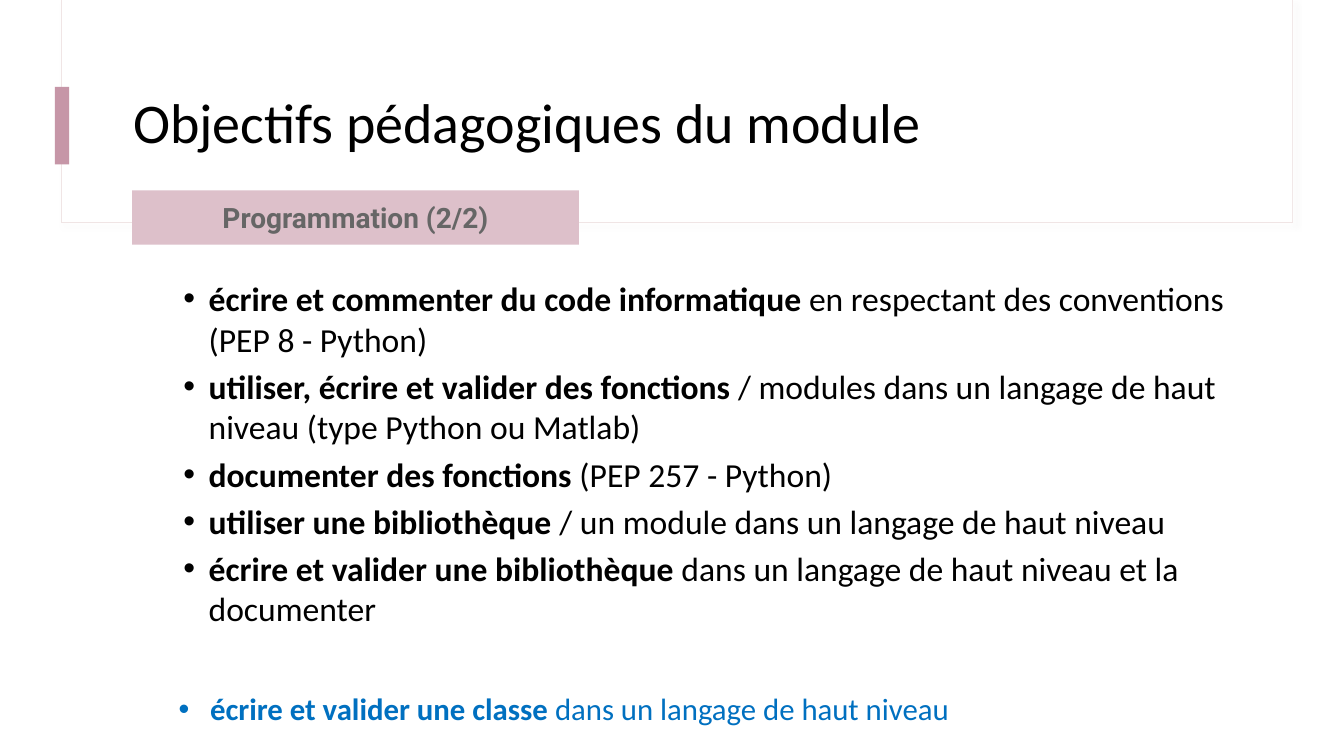
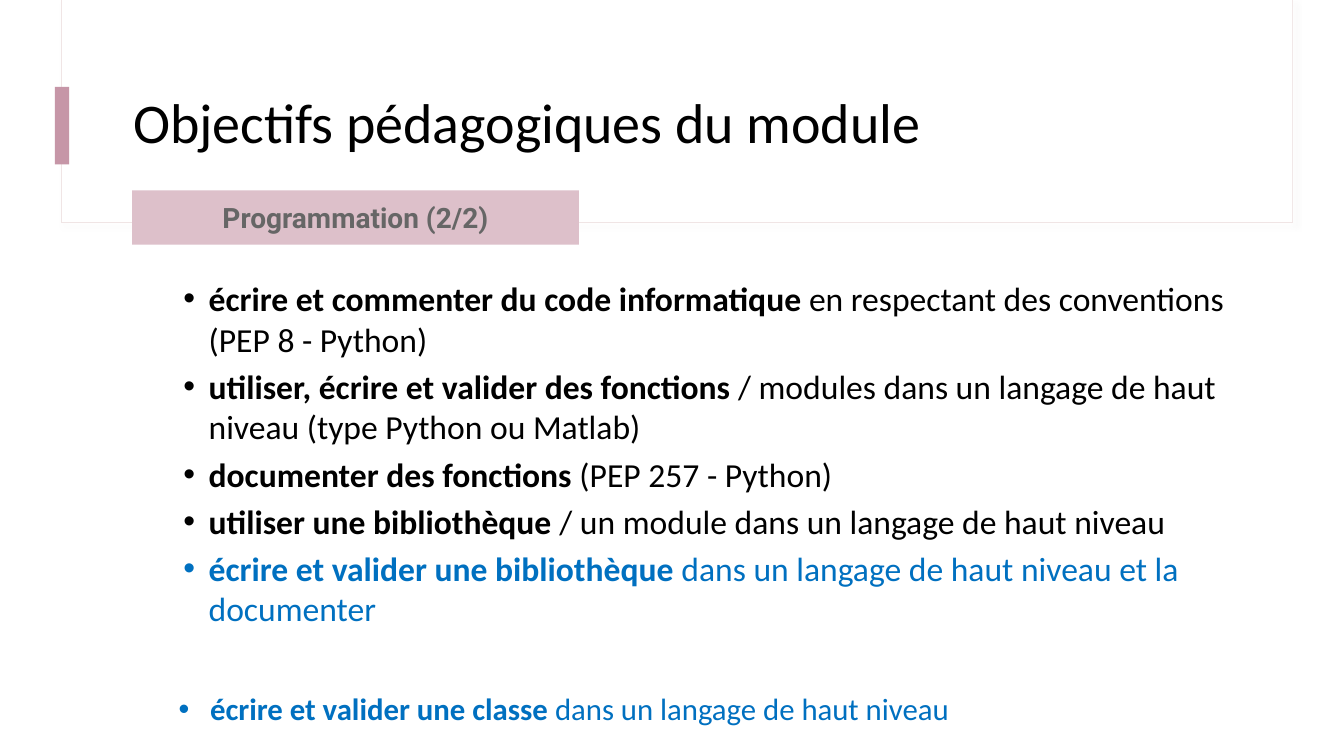
Before and after one commit to IOGS-Digital-Methods/semester-5, a slide deck: slide 12 of ONIP/onip_b0_intro/B0_0_Outils_Methodes.pptx. Drawn at 1344x756 pixels with LibreOffice and Linux fonts; fonts in the diff are those of the drawing. Boxes give left, top, right and bottom in pixels: in the first picture for what was removed or moved away, otherwise in the second. Text is boxed around its words. In the diff, an @@ line names an element or a change of style, - is before the commit and + after.

```diff
--- a/ONIP/onip_b0_intro/B0_0_Outils_Methodes.pptx
+++ b/ONIP/onip_b0_intro/B0_0_Outils_Methodes.pptx
@@ text at (209,557,1179,622): text colour #000000 to #0070C0 in "écrire et valider une bibliothèque dans un ..." @@
```
Also in this commit, not shown: 2 other slides changed, 3 slides added, 2 slides removed, 4 other files.
